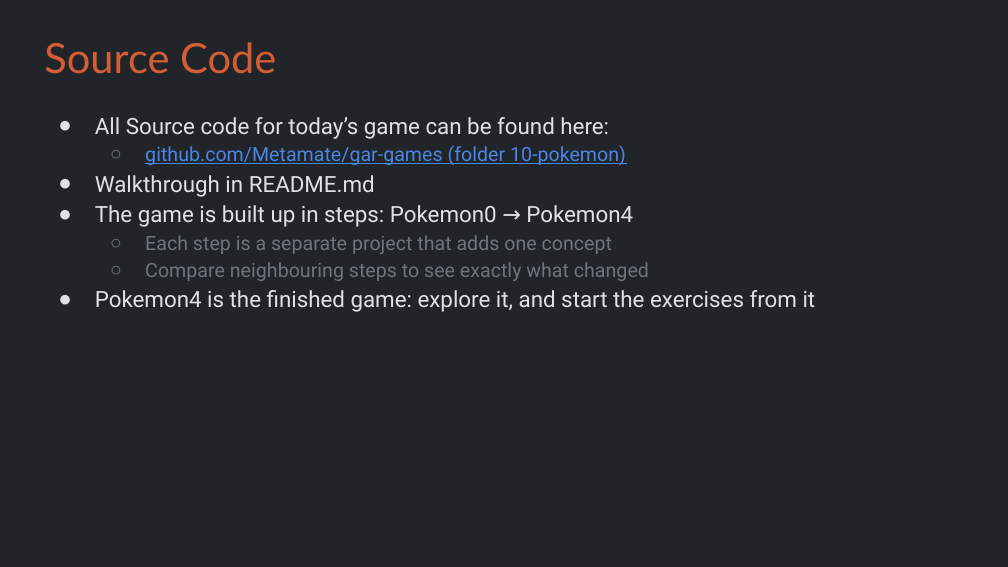
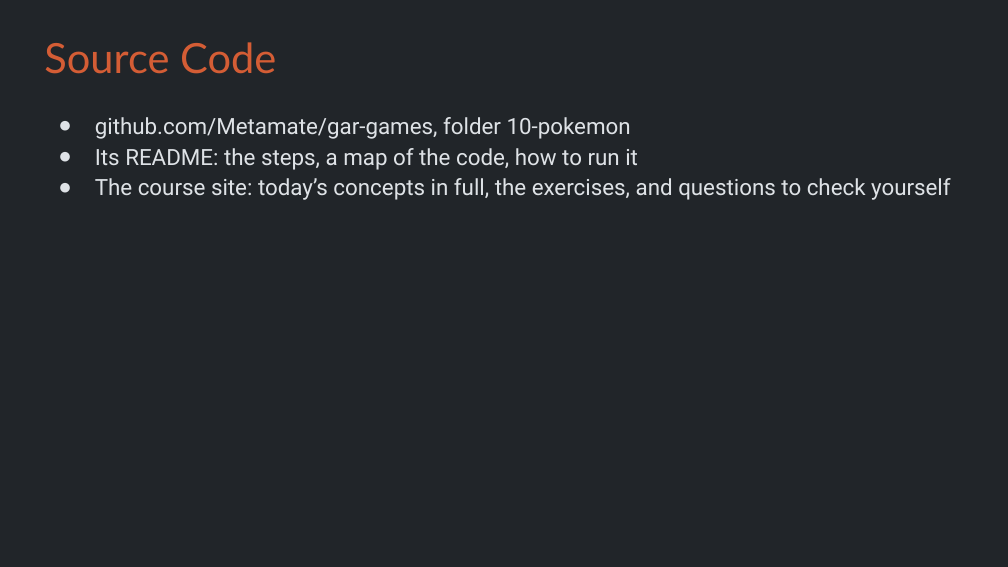
Before and after one commit to Metamate/gar, a slide deck: slide 5 of slides/10 Pokemon.pptx. Drawn at 1008x567 pixels with LibreOffice and Linux fonts; fonts in the diff are those of the drawing. Boxes give left, top, right and bottom in pixels: in the first picture for what was removed or moved away, otherwise in the second. Text is boxed around its words. In the diff, an @@ line names an element or a change of style, - is before the commit and + after.

```diff
--- a/slides/10 Pokemon.pptx
+++ b/slides/10 Pokemon.pptx
@@ text at (95, 117, 951, 200): text changed @@
-● All Source code for today’s game can be found here:
-  ○ github.com/Metamate/gar-games (folder 10-pokemon)
-● Walkthrough in README.md
-● The game is built up in steps: Pokemon0 → Pokemon4
-  ○ Each step is a separate project that adds one concept
-  ○ Compare neighbouring steps to see exactly what changed
-● Pokemon4 is the finished game: explore it, and start the exercises from it
+● github.com/Metamate/gar-games, folder 10-pokemon
+● Its README: the steps, a map of the code, how to run it
+● The course site: today’s concepts in full, the exercises, and questions to check yourself
```
Also in this commit, not shown: 6 other slides changed, 8 slides added, 6 slides removed, 1 other file.
